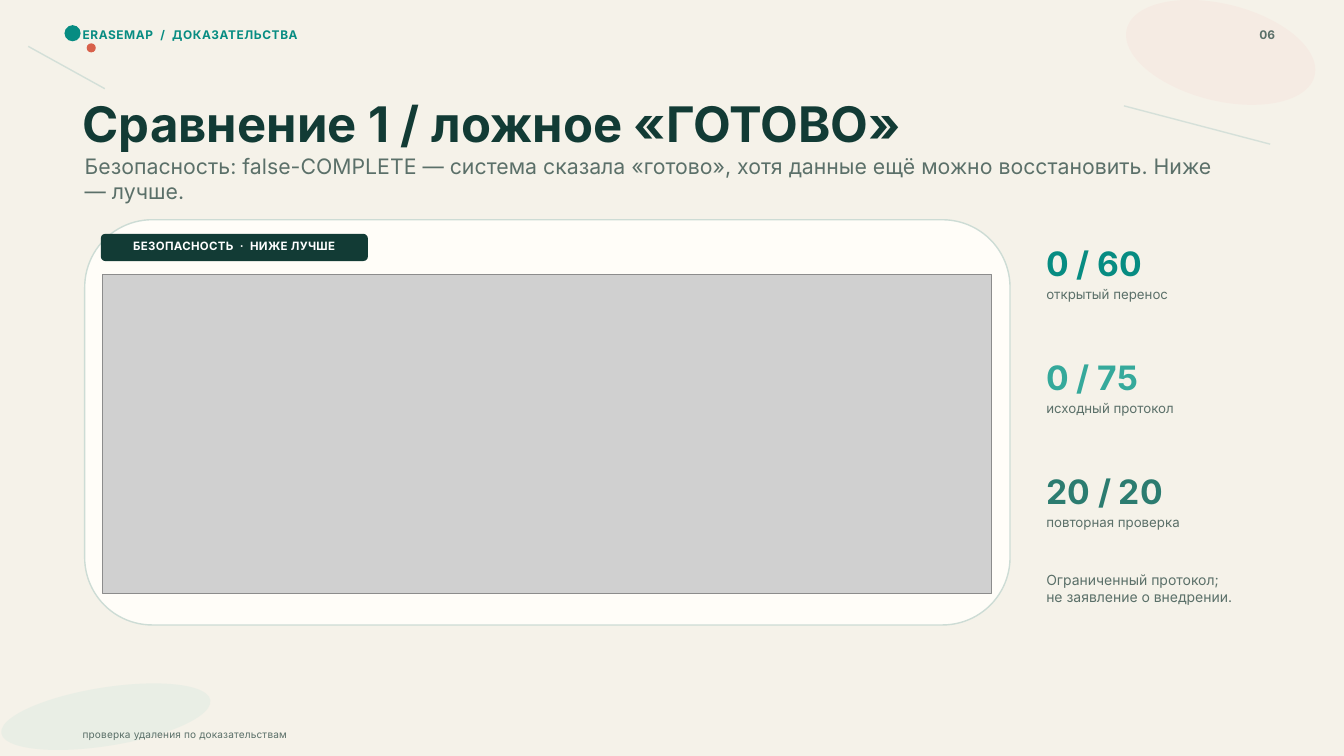
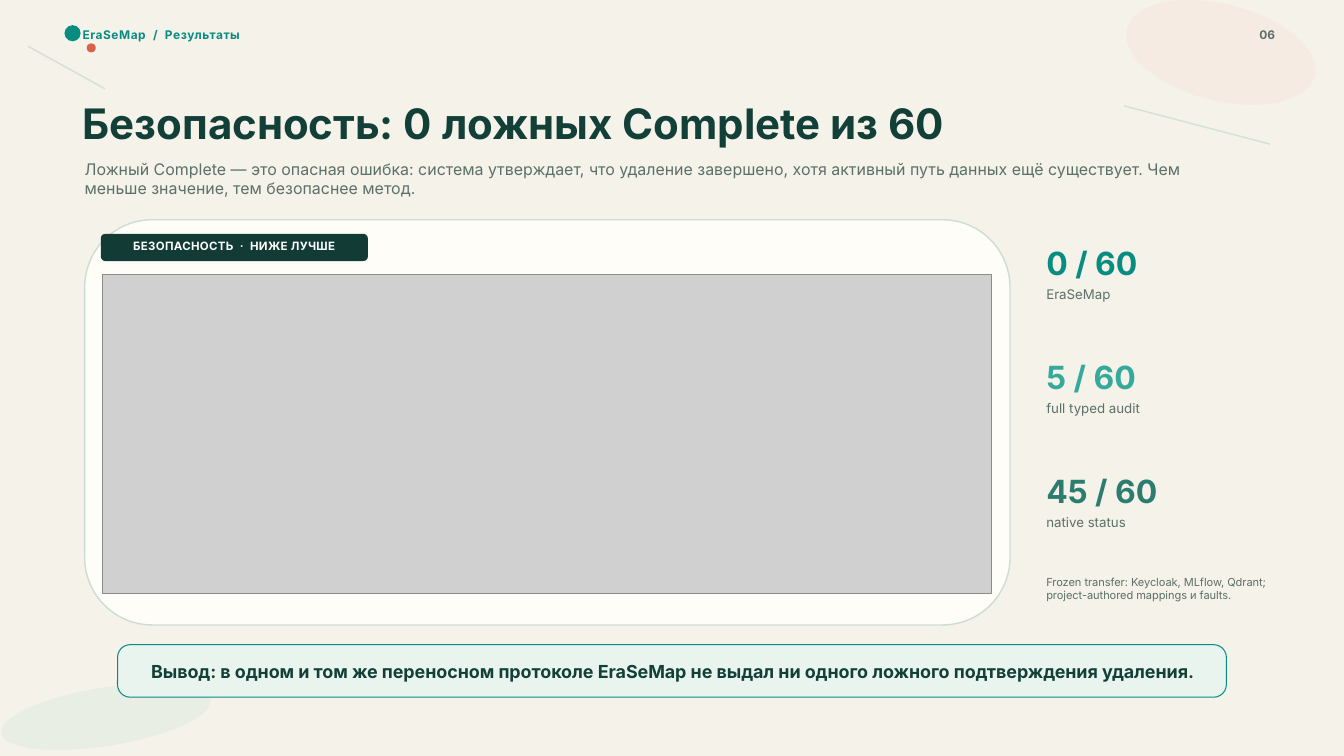
Before and after one commit to nazkari86-lab/erasemap, a slide deck: slide 6 of competition/EraSeMap_RU.pptx. Drawn at 1344x756 pixels with LibreOffice and Linux fonts; fonts in the diff are those of the drawing; grey boxes stand for pictures. Boxes give left, top, right and bottom in pixels: in the first picture for what was removed or moved away, otherwise in the second. Text is boxed around its words. In the diff, an @@ line names an element or a change of style, - is before the commit and + after.

```diff
--- a/competition/EraSeMap_RU.pptx
+++ b/competition/EraSeMap_RU.pptx
@@ text at (83,30,240,42): text changed @@
-ERASEMAP / ДОКАЗАТЕЛЬСТВА
+EraSeMap / Результаты
@@ text at (83,108,944,148): text changed; size 35 to 30 pt; text colour #123B35 to #123F38 @@
-Сравнение 1 / ложное «ГОТОВО»
+Безопасность: 0 ложных Complete из 60
@@ text at (85,163,1180,197): text changed; size 15.2 to 11.4 pt @@
-Безопасность: false-COMPLETE — система сказала «готово», хотя данные ещё можно восстановить. Ниже — лучше.
+Ложный Complete — это опасная ошибка: система утверждает, что удаление завершено, хотя активный путь данных ещё существует. Чем меньше значение, тем безопаснее метод.
@@ text "0 / 60" at (1046,251,1137,276): size 24 to 22.8 pt @@
@@ text at (1046,289,1110,302): text changed @@
-открытый перенос
+EraSeMap
@@ text at (1046,365,1136,390): text changed; size 24 to 22.8 pt @@
-0 / 75
+5 / 60
@@ text at (1046,403,1140,416): text changed @@
-исходный протокол
+full typed audit
@@ text at (1046,479,1157,504): text changed; size 24 to 22.8 pt @@
-20 / 20
+45 / 60
@@ text at (1046,517,1126,527): text changed @@
-повторная проверка
+native status
@@ text at (1046,577,1266,602): text changed; size 10 to 7.9 pt @@
-Ограниченный протокол;
-не заявление о внедрении.
+Frozen transfer: Keycloak, MLflow, Qdrant; project-authored mappings и faults.
@@ rounded rectangle added at (118,645,1227,698), fill #EAF4EF, outline #078C82 0.75 pt, 12.8 pt, text #123F38, bold @@
+Вывод: в одном и том же переносном протоколе EraSeMap не выдал ни одного ложного подтверждения удаления.
@@ text removed at (83,732,287,740) @@
-проверка удаления по доказательствам
```
Also in this commit, not shown: 6 other slides changed, 6 slides added, 6 slides removed, 26 other files.
